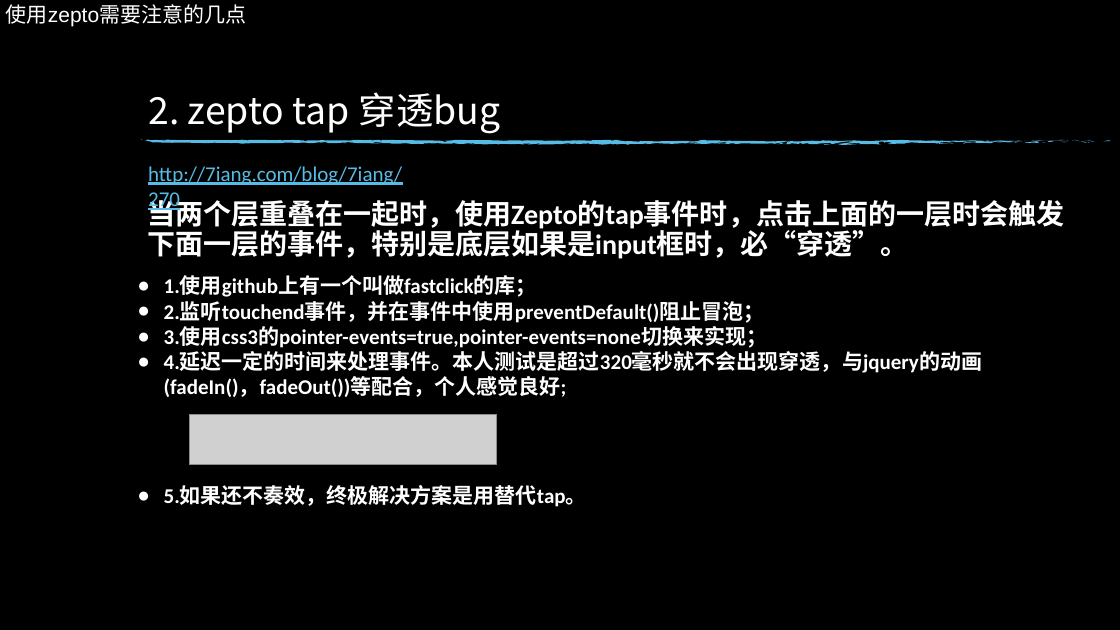
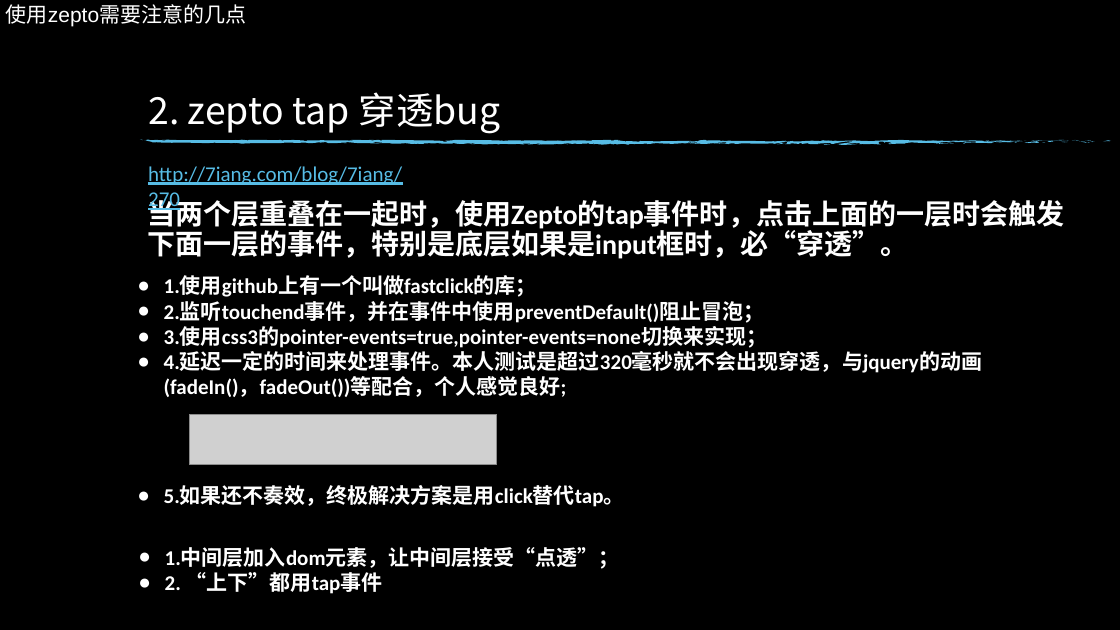
Before and after one commit to xiaotianxia/entern, a slide deck: slide 24 of zeptoVSjquery.pptx (slide 23 before the commit). Drawn at 1120x630 pixels with LibreOffice and Linux fonts; fonts in the diff are those of the drawing; grey boxes stand for pictures; background and template pictures are left out. Boxes give left, top, right and bottom in pixels: in the first picture for what was removed or moved away, otherwise in the second. Text is boxed around its words. In the diff, an @@ line names an element or a change of style, - is before the commit and + after.

Commit message:
mod

```diff
--- a/zeptoVSjquery.pptx
+++ b/zeptoVSjquery.pptx
@@ text at box(164, 486, 625, 507): text changed @@
-● 5.如果还不奏效，终极解决方案是用替代tap。
+● 5.如果还不奏效，终极解决方案是用click替代tap。
@@ text added at box(165, 547, 620, 594), 18 pt, text #FFFFFF, bold @@
+● 1.中间层加入dom元素，让中间层接受“点透”；
+● 2. “上下”都用tap事件
```
Also in this commit, not shown: 1 slide added.
